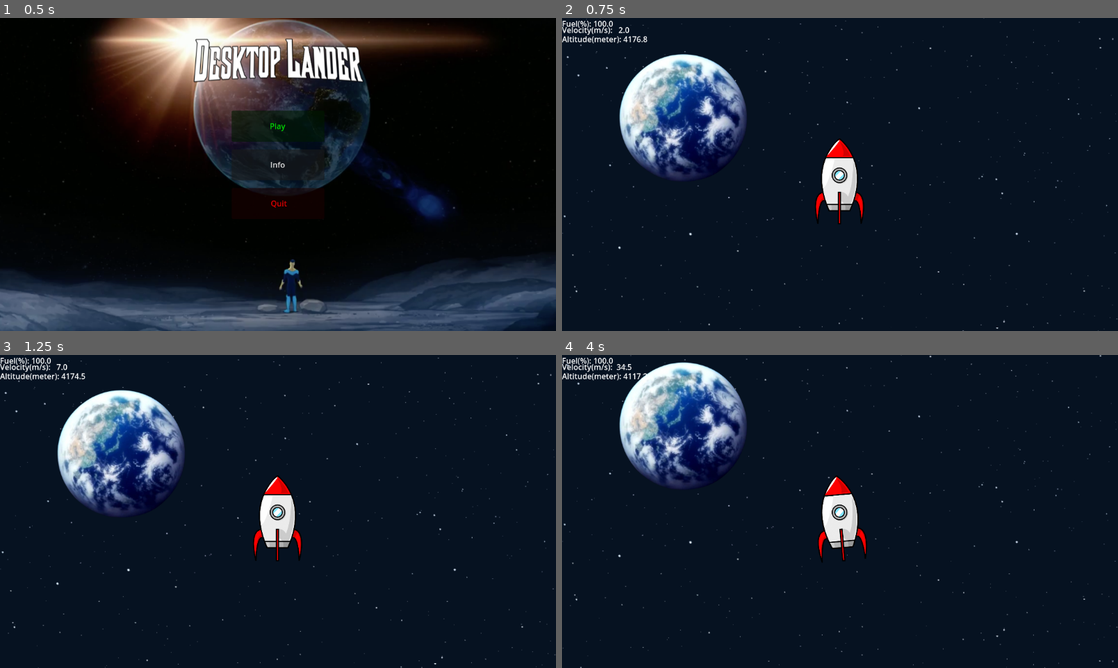
Above: before the commit, frames 1-4 (two rows, left to right).
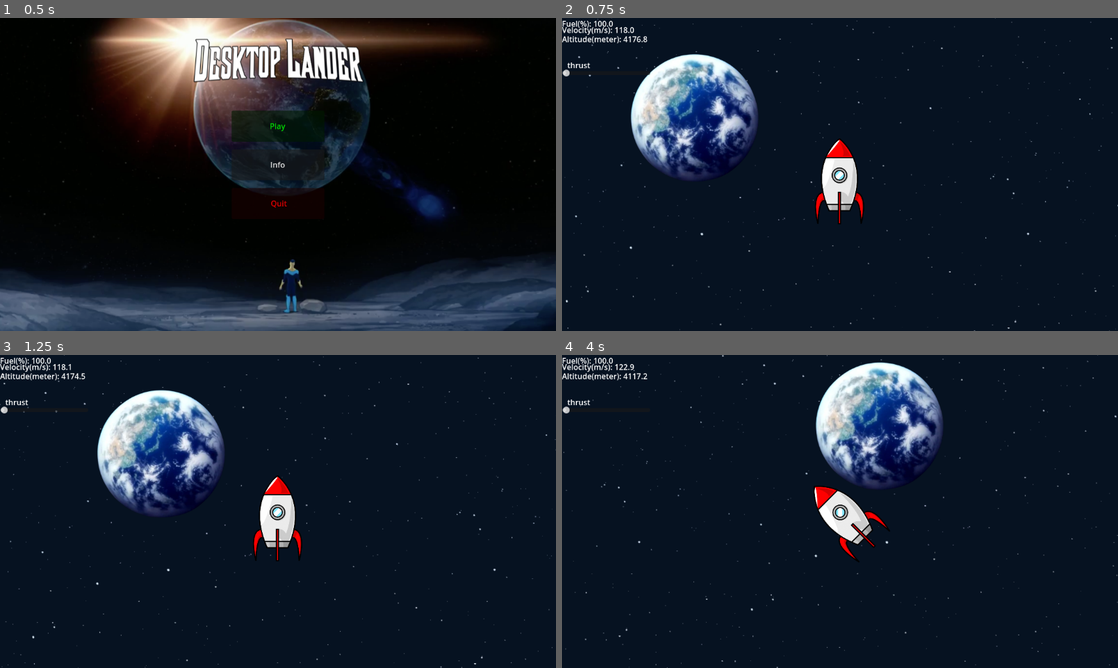
Above: after the commit, the same moments.

Repository: Maggen12/Pocket-lander
Game: Godot game, scene res://MainScreen.tscn
Two runs of this game, one before a commit and one after it. Both use one fixed random seed, a clock stepped at 60 frames per second and the inputs below.
Inputs:
- Up to frame 1 (0.5 s): no input
- Up to frame 2 (0.75 s): click "Play" at 0.5 s
- Up to frame 3 (1.25 s): no input
- Up to frame 4 (4 s): hold D (tilt_right) 1.28-2.03 s; hold A (tilt_left) 2.03-2.78 s; hold D (tilt_right) 2.78-3.53 s; hold S (less_thrust) from 3.53 s (still down)

Frame 1 is identical in both runs. In frame 2, 6.5% of the frame differs, in the area x 0-100%, y 0-100%; in frame 3, 9.6%; in frame 4, 16%.

Commit message:
bababooey 3

Diff:
--- a/pocket-lander/Gameplay.tscn
+++ b/pocket-lander/Gameplay.tscn
@@ -1,10 +1,11 @@
-[gd_scene load_steps=7 format=3 uid="uid://buh3qski3cp8m"]
+[gd_scene load_steps=8 format=3 uid="uid://buh3qski3cp8m"]
 
 [ext_resource type="PackedScene" uid="uid://bntrhhn6n68fu" path="res://rocketship.tscn" id="1_5r2ls"]
 [ext_resource type="Texture2D" uid="uid://bu6qd4j6dc2c3" path="res://spacebackdrop.png" id="1_tps0b"]
 [ext_resource type="Texture2D" uid="uid://d8jf8gq6ti80" path="res://earthtrum.png" id="2_ofk8k"]
 [ext_resource type="Texture2D" uid="uid://ctphkeyli0sla" path="res://moon-surface-seamless-texture-background-closeup-moon-surface-texture-188679621.webp" id="2_pkqox"]
 [ext_resource type="Texture2D" uid="uid://ibejeo7vkvv3" path="res://moonsurface.png" id="4_cpuac"]
+[ext_resource type="Texture2D" uid="uid://6n1cwuo45vp1" path="res://flagstang.png" id="6_bkflf"]
 
 [sub_resource type="RectangleShape2D" id="RectangleShape2D_03miq"]
 
@@ -53,5 +54,10 @@
 scale = Vector2(7500, 5)
 shape = SubResource("RectangleShape2D_03miq")
 
+[node name="Sprite2D2" type="Sprite2D" parent="."]
+position = Vector2(-195, 4004)
+scale = Vector2(0.082625, 0.082625)
+texture = ExtResource("6_bkflf")
+
 [connection signal="area_entered" from="floor" to="CharacterBody2D" method="_on_floor_area_entered"]
 [connection signal="body_entered" from="floor" to="CharacterBody2D" method="_on_floor_body_entered"]
--- a/pocket-lander/MainScreen.tscn
+++ b/pocket-lander/MainScreen.tscn
@@ -1,8 +1,9 @@
-[gd_scene load_steps=5 format=3 uid="uid://cs5fi07d87sf4"]
+[gd_scene load_steps=6 format=3 uid="uid://cs5fi07d87sf4"]
 
 [ext_resource type="Texture2D" uid="uid://b3yxdx780axic" path="res://wallpapermainmenu.webp" id="1_f0vur"]
 [ext_resource type="Script" path="res://main_screen.gd" id="1_v1ohk"]
 [ext_resource type="Texture2D" uid="uid://dstt7ulvny8t7" path="res://desktoplander.png" id="3_7sn0k"]
+[ext_resource type="AudioStream" uid="uid://oms2psv6eyto" path="res://Lunar Landing.mp3" id="4_67qkt"]
 
 [sub_resource type="ViewportTexture" id="ViewportTexture_bppqc"]
 
@@ -49,6 +50,9 @@
 position = Vector2(576, 88)
 texture = ExtResource("3_7sn0k")
 
+[node name="start_screen music" type="AudioStreamPlayer" parent="."]
+stream = ExtResource("4_67qkt")
+
 [connection signal="button_down" from="Play" to="." method="_on_play_button_down"]
 [connection signal="pressed" from="Info" to="." method="_on_info_pressed"]
 [connection signal="pressed" from="Quit" to="." method="_on_quit_pressed"]
--- /dev/null
+++ b/pocket-lander/h_slider.gd
@@ -0,0 +1,10 @@
+extends HSlider
+
+# Called when the node enters the scene tree for the first time.
+func _ready() -> void:
+	pass # Replace with function body.
+
+
+# Called every frame. 'delta' is the elapsed time since the previous frame.
+func _process(delta: float) -> void:
+	GlobalVariables.thrust = value
--- a/pocket-lander/main_screen.gd
+++ b/pocket-lander/main_screen.gd
@@ -1,9 +1,10 @@
 extends Control
+
 
 
 # Called when the node enters the scene tree for the first time.
 func _ready() -> void:
-	pass # Replace with function body.
+	$"start_screen music".play()
 
 
 # Called every frame. 'delta' is the elapsed time since the previous frame.
@@ -21,5 +22,6 @@
 
 
 
+
 func _on_play_button_down() -> void:
 	get_tree().change_scene_to_file("res://Gameplay.tscn")
--- /dev/null
+++ b/pocket-lander/music.gd
@@ -0,0 +1 @@
+var lunar_music = $"."
--- a/pocket-lander/rocketship.gd
+++ b/pocket-lander/rocketship.gd
@@ -5,6 +5,14 @@
 @onready var crash = $crash
 @onready var victory = $victory
 @onready var floor_node = $"../floor/floor_collision"
+@onready var lunar_music = $lunar_music
+@onready var slider = $CanvasLayer/HSlider
+
+
+func _ready():
+	velocity.x = randf_range(-300, 300)
+	lunar_music.play()
+
 
 func _physics_process(delta: float) -> void:
 
@@ -14,19 +22,22 @@
 	move_and_slide()
 
 func _process(delta):
+	#thrust
+	slider.value = thrust
+
 	#altitude calculation
 	GlobalVariables.altitude = floor_node.global_position.y - global_position.y
 
 	#controls
-	if Input.is_action_just_pressed("more_thrust") and thrust < 20:
+	if Input.is_action_pressed("more_thrust") and thrust < 20:
 		if GlobalVariables.fuel > 0:
-			thrust += 4
-	elif Input.is_action_just_pressed("less_thrust") and thrust >=2:
-		thrust -= 4
-	if Input.is_action_just_pressed("tilt_left"):
-		rotation_degrees += 5
-	elif Input.is_action_just_pressed("tilt_right"):
-		rotation_degrees -= 5
+			thrust += 0.3
+	elif Input.is_action_pressed("less_thrust") and thrust >=2:
+		thrust -= 0.3
+	if Input.is_action_pressed("tilt_left"):
+		rotation_degrees += 1
+	elif Input.is_action_pressed("tilt_right"):
+		rotation_degrees -= 1
 
 	#fuel system
 	if thrust > 0:
--- a/pocket-lander/rocketship.tscn
+++ b/pocket-lander/rocketship.tscn
@@ -7,6 +7,7 @@
 [ext_resource type="AudioStream" uid="uid://b8oco3jlrytdi" path="res://Crash Bang Meme Sound Effect.mp3" id="5_2w6wn"]
 [ext_resource type="Script" path="res://altitude.gd" id="5_io11a"]
 [ext_resource type="AudioStream" uid="uid://c815md7vxnepb" path="res://Victory Sound Effect.mp3" id="6_aymip"]
+[ext_resource type="AudioStream" uid="uid://bqn7ws3jqorih" path="res://Motherload OST- Heavy Industry HQ.mp3" id="8_5x5x1"]
 
 [sub_resource type="RectangleShape2D" id="RectangleShape2D_tlif8"]
 size = Vector2(102, 177)
@@ -53,9 +54,27 @@
 offset_bottom = -0.0800018
 script = ExtResource("5_io11a")
 
+[node name="HSlider" type="HSlider" parent="CanvasLayer"]
+offset_left = 1.0
+offset_top = 75.0
+offset_right = 183.0
+offset_bottom = 154.0
+max_value = 20.0
+
+[node name="thrust" type="Label" parent="CanvasLayer/HSlider"]
+layout_mode = 0
+offset_left = 10.0
+offset_top = 11.0
+offset_right = 58.0
+offset_bottom = 34.0
+text = "thrust"
+
 [node name="crash" type="AudioStreamPlayer" parent="."]
 stream = ExtResource("5_2w6wn")
 volume_db = -25.0
 
 [node name="victory" type="AudioStreamPlayer" parent="."]
 stream = ExtResource("6_aymip")
+
+[node name="lunar_music" type="AudioStreamPlayer" parent="."]
+stream = ExtResource("8_5x5x1")
Not shown, added: pocket-lander/Lunar Landing.mp3.import
Not shown, added: pocket-lander/Lunar Module - Sine By Drops (Acidtrance 1994).mp3.import
Not shown, added: pocket-lander/Motherload OST- Heavy Industry HQ.mp3.import
Not shown: 1 places in pocket-lander/rocketship.tscn that only renumber resources
Not shown, added: pocket-lander/Lunar Landing.mp3
Not shown, added: pocket-lander/Lunar Module - Sine By Drops (Acidtrance 1994).mp3
Not shown, added: pocket-lander/Motherload OST- Heavy Industry HQ.mp3
